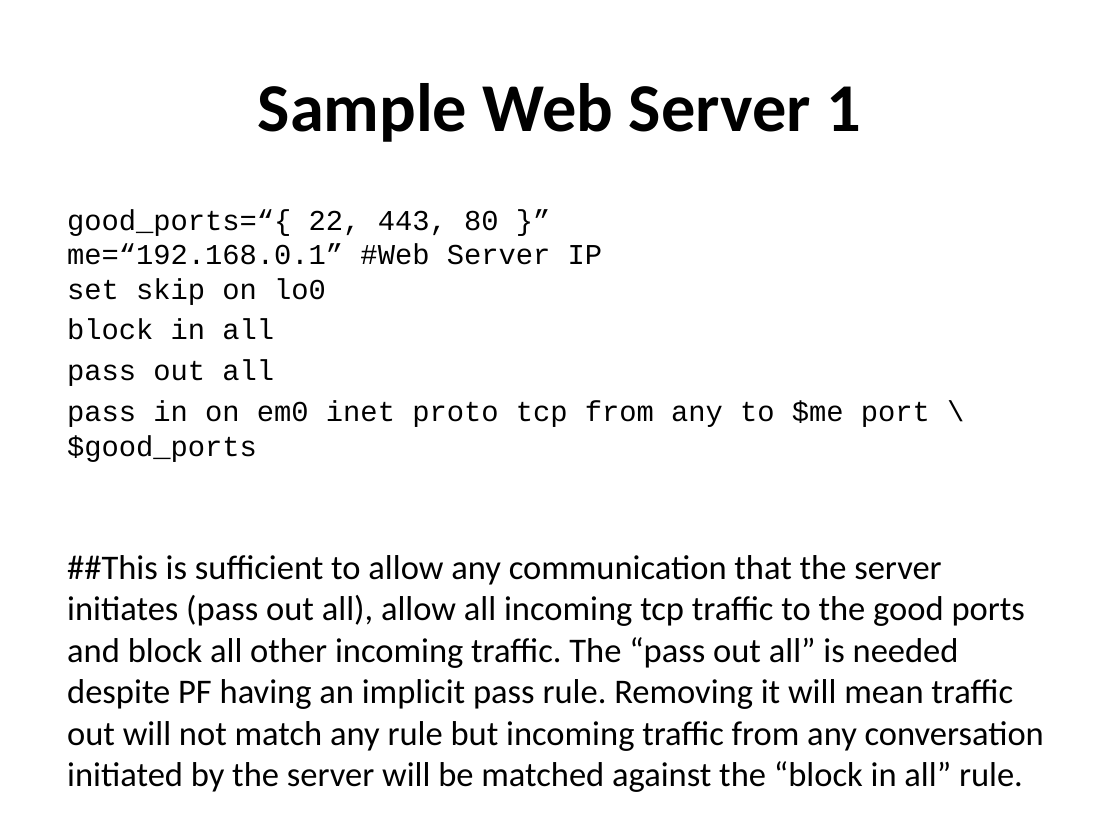
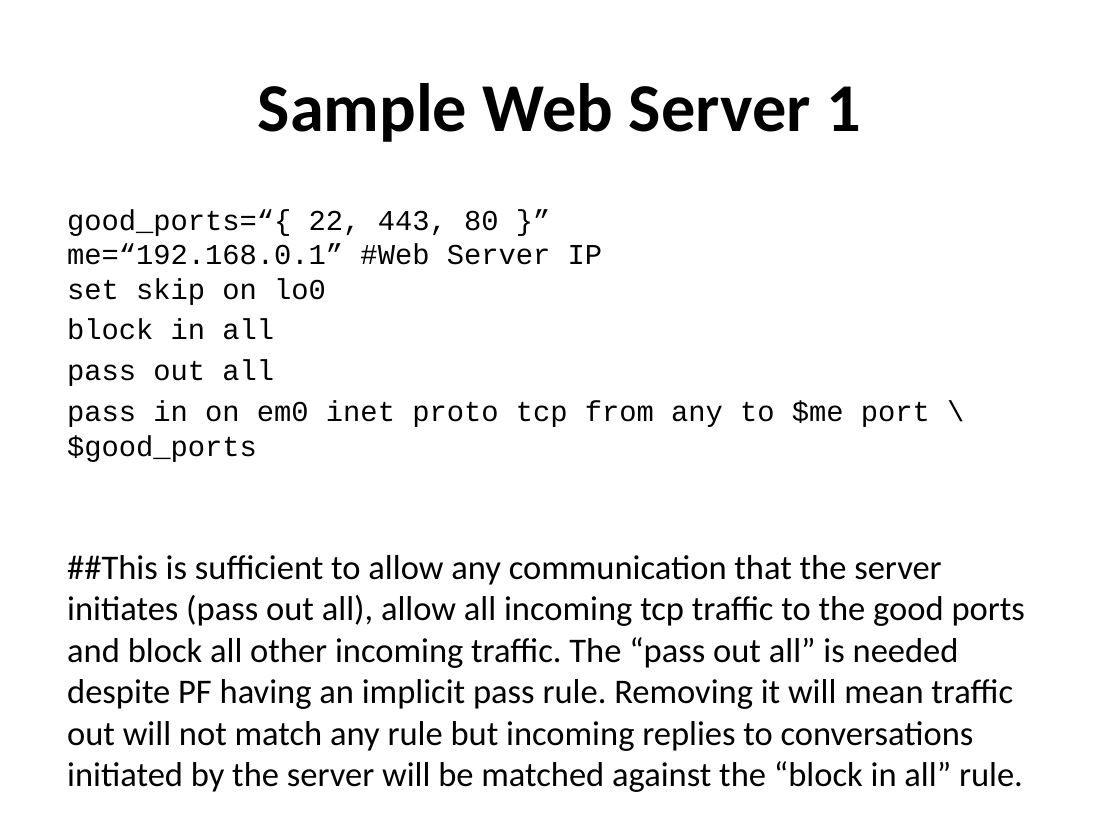
Before and after one commit to afnog/sse, a slide deck: slide 26 of firewalls/Firewalling in FreeBSD-v1.pptx. Drawn at 1120x840 pixels with LibreOffice and Linux fonts; fonts in the diff are those of the drawing. Boxes give left, top, right and bottom in pixels: in the first picture for what was removed or moved away, otherwise in the second. Text is boxed around its words. In the diff, an @@ line names an element or a change of style, - is before the commit and + after.

Commit message:
/ ‘firewalls/Firewalling in FreeBSD-v1.pptx’

```diff
--- a/firewalls/Firewalling in FreeBSD-v1.pptx
+++ b/firewalls/Firewalling in FreeBSD-v1.pptx
@@ text at bbox=[67, 401, 1025, 792]: text changed @@
-pass in on em0 inet proto tcp from any to $me port \$good_ports
-##This is sufficient to allow any communication that the server initiates (pass out all), allow all incoming tcp traffic to the good ports and block all other incoming traffic. The “pass out all” is needed despite PF having an implicit pass rule. Removing it will mean traffic out will not match any rule but incoming traffic from any conversation initiated by the server will be matched against the “block in all” rule.
+pass in on em0 inet proto tcp from any to $me port \$good_ports
+##This is sufficient to allow any communication that the server initiates (pass out all), allow all incoming tcp traffic to the good ports and block all other incoming traffic. The “pass out all” is needed despite PF having an implicit pass rule. Removing it will mean traffic out will not match any rule but incoming replies to conversations initiated by the server will be matched against the “block in all” rule.
```
